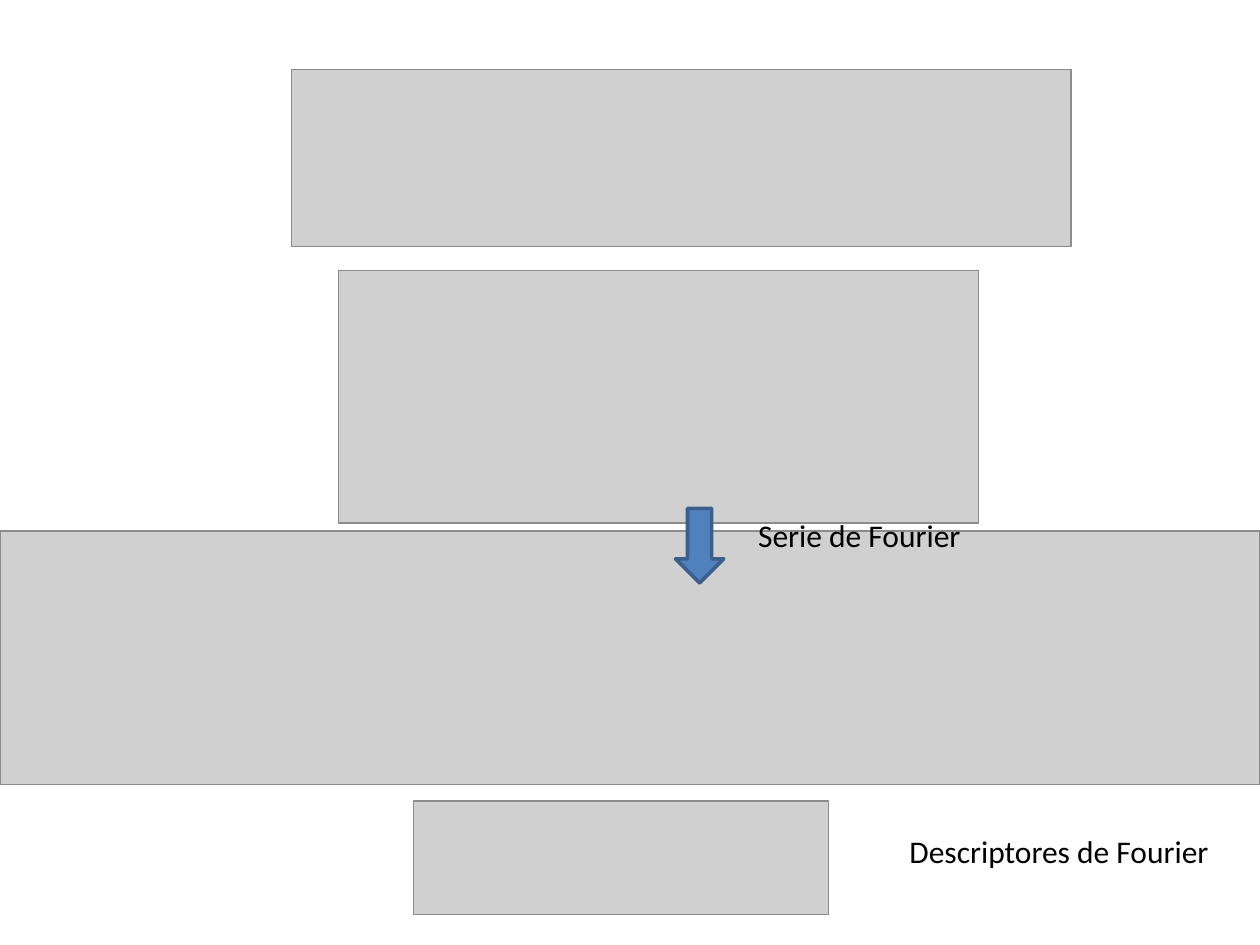
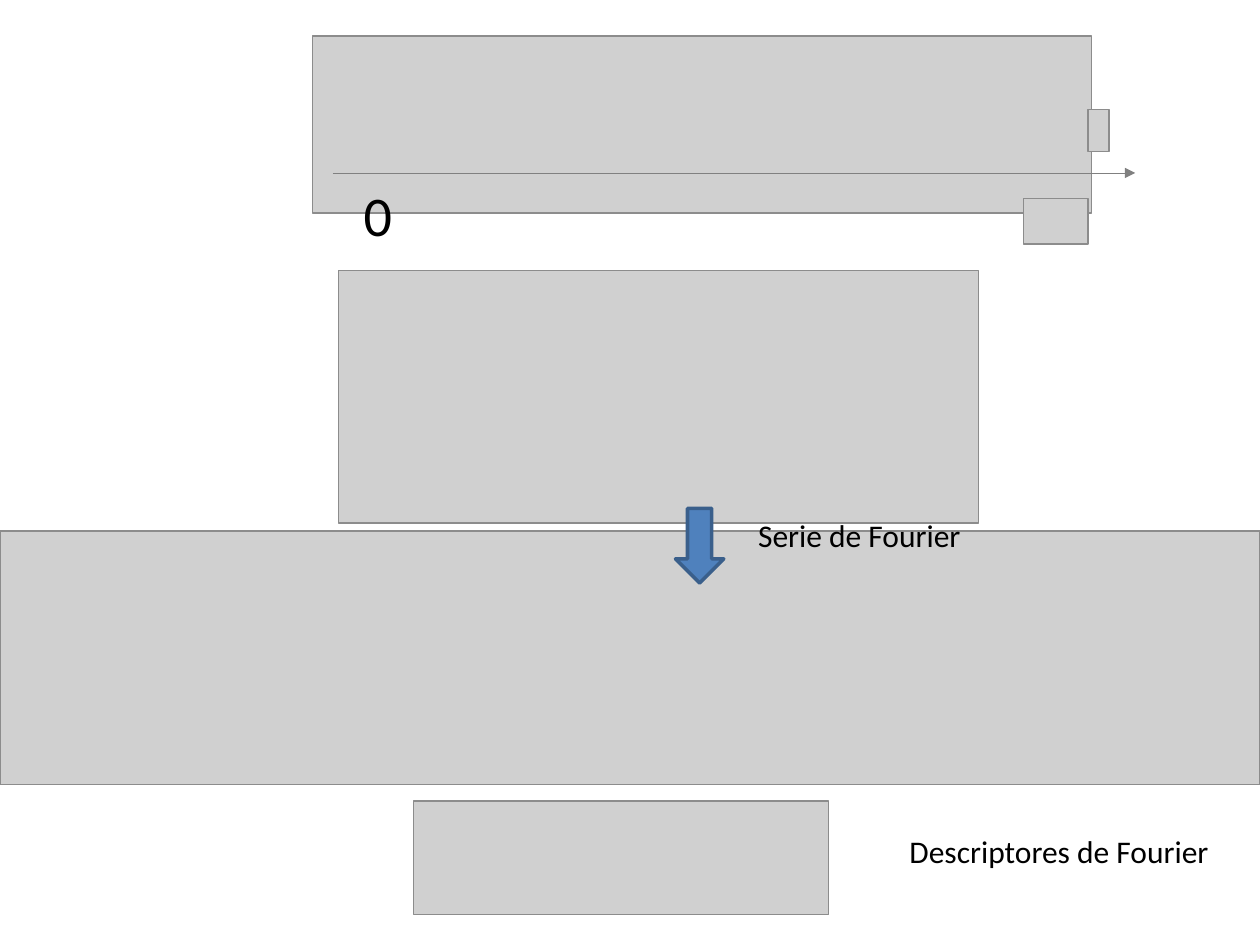
Before and after one commit to MFMG99/patrones, a slide deck: slide 61 of clases/Cap02_Extraccion_de_Caracteristicas/presentations/PAT02_DescriptoresFourier.pptx (slide 45 before the commit). Drawn at 1260x945 pixels with LibreOffice and Linux fonts; fonts in the diff are those of the drawing; grey boxes stand for pictures. Boxes give left, top, right and bottom in pixels: in the first picture for what was removed or moved away, otherwise in the second. Text is boxed around its words. In the diff, an @@ line names an element or a change of style, - is before the commit and + after.

```diff
--- a/clases/Cap02_Extraccion_de_Caracteristicas/presentations/PAT02_DescriptoresFourier.pptx
+++ b/clases/Cap02_Extraccion_de_Caracteristicas/presentations/PAT02_DescriptoresFourier.pptx
@@ picture: place and size @@
-picture at [291,69,1071,246]
+picture at [312,37,1092,213]
@@ group added at [333,110,1135,249]: 2 pictures, 1 arrow, 1 text @@
+0
```
Also in this commit, not shown: 5 other slides changed, 17 slides added, 1 slide removed.
